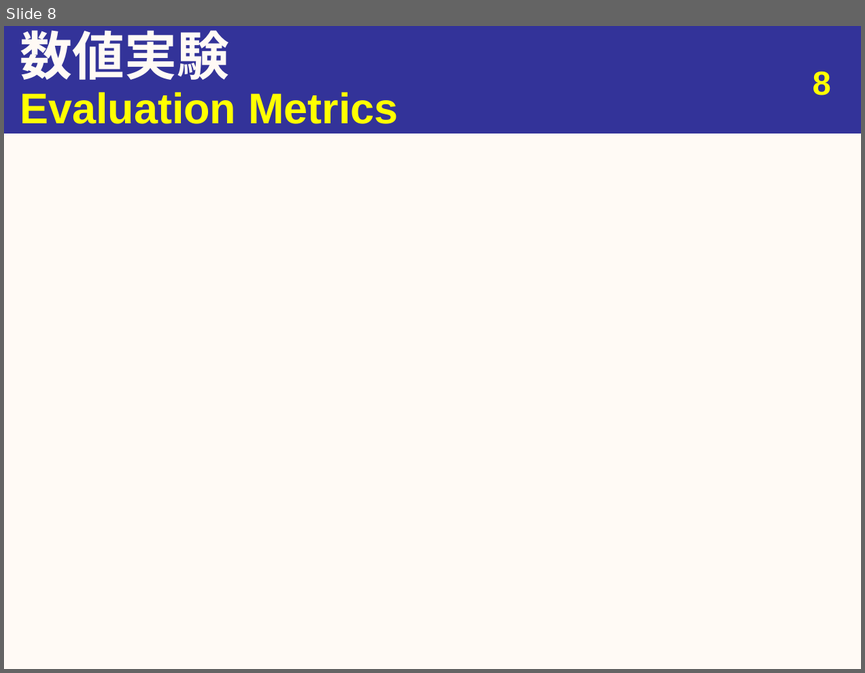
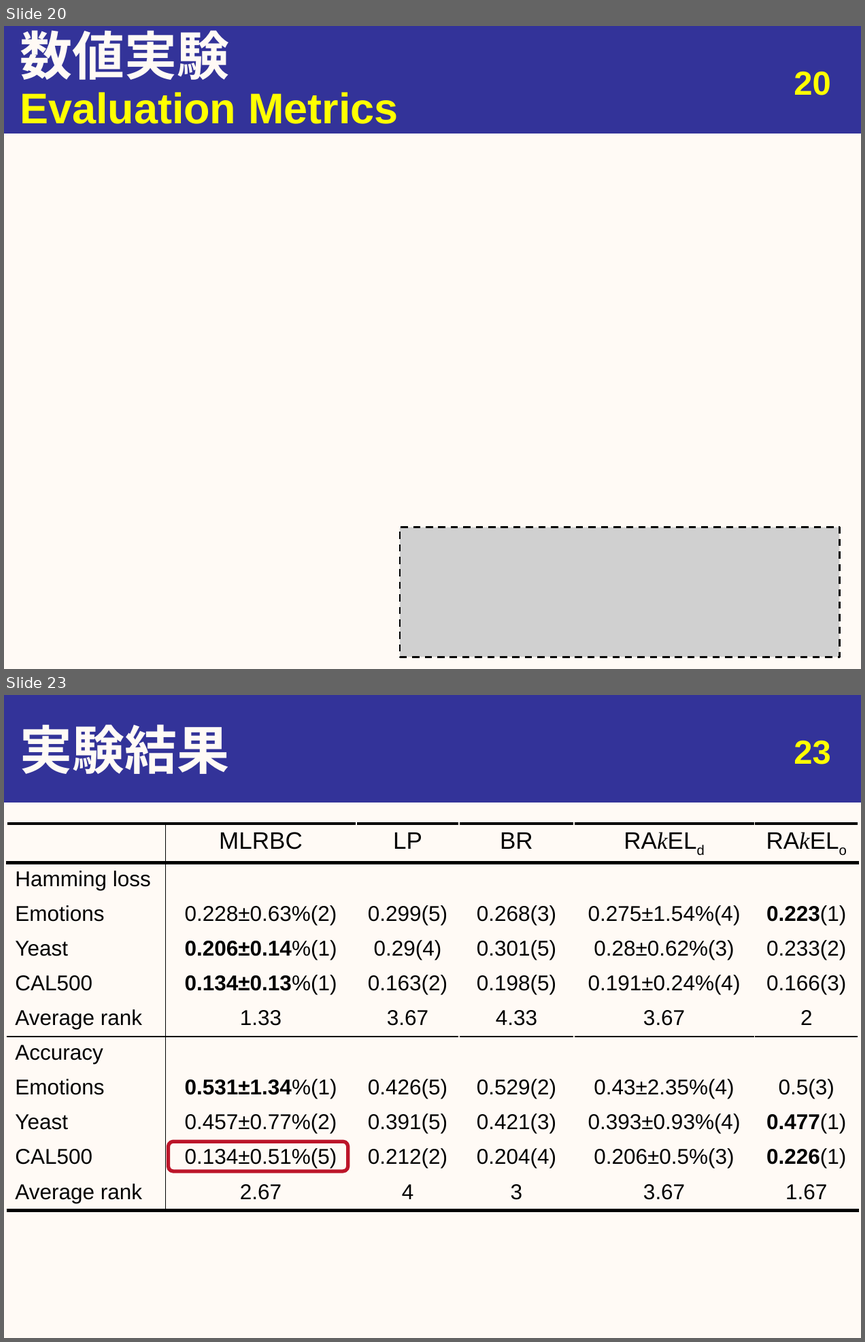
Before and after one commit to youle921/Slide-maintain, a slide deck: slide_1106/20191106_urita_eng.pptx. Shown one above the other, each under a label of ours: slide 8 before the commit, slides 20 and 23 after it; the slides between them are not shown. The pictures are 865x673 and 865x1342 pixels, drawn with LibreOffice and Linux fonts; fonts in the diff are those of the drawing; grey boxes stand for pictures. Boxes give left, top, right and bottom in pixels: in the first picture for what was removed or moved away, otherwise in the second. Text is boxed around its words. In the diff, an @@ line names an element or a change of style, - is before the commit and + after.

Commit message:
update slide eng 1106

```diff
--- a/slide_1106/20191106_urita_eng.pptx
+++ b/slide_1106/20191106_urita_eng.pptx
@@ slide 23 added at [4,695,861,1338], background #FFFAF5; not listed: 1 template element that a slide beside it also shows @@
@@ title added at [20,724,229,774], 44 pt, text #FFFAF5, bold @@
+実験結果
@@ page number added at [793,741,830,764], 28 pt, text #FFFF00, bold @@
+23
@@ table added at [7,824,858,1208], 11 rows, 6 columns @@
+ | MLRBC | LP | BR | RAkELd | RAkELo
+Hamming loss |  |  |  |  | 
+Emotions | 0.228±0.63%(2) | 0.299(5) | 0.268(3) | 0.275±1.54%(4) | 0.223(1)
+Yeast | 0.206±0.14%(1) | 0.29(4) | 0.301(5) | 0.28±0.62%(3) | 0.233(2)
+CAL500 | 0.134±0.13%(1) | 0.163(2) | 0.198(5) | 0.191±0.24%(4) | 0.166(3)
+Average rank | 1.33 | 3.67 | 4.33 | 3.67 | 2
+Accuracy |  |  |  |  | 
+Emotions | 0.531±1.34%(1) | 0.426(5) | 0.529(2) | 0.43±2.35%(4) | 0.5(3)
+Yeast | 0.457±0.77%(2) | 0.391(5) | 0.421(3) | 0.393±0.93%(4) | 0.477(1)
+CAL500 | 0.134±0.51%(5) | 0.212(2) | 0.204(4) | 0.206±0.5%(3) | 0.226(1)
+Average rank | 2.67 | 4 | 3 | 3.67 | 1.67
@@ rounded rectangle added at [169,1141,349,1172], outline #BD1529 3 pt @@
@@ what was slide 8 is now slide 20 @@
@@ slide 20 changed as well @@
@@ page number at [793,72,830,95]: text changed @@
-8
+20
@@ picture added at [400,527,839,656] @@
```
Also in this commit, not shown: 6 other slides changed, 20 other slides added, 2 other files.
